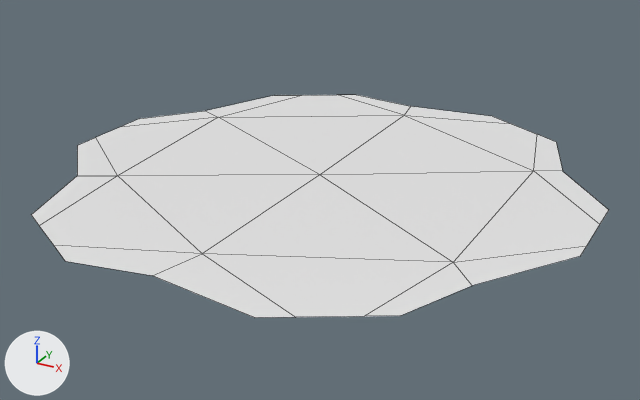
The OBJ model Assets/Models/River/river_6_a.obj as it was, and as the next commit left it.
The view is the same before and after, from a 50 mm lens placed at (2.53, -4.6, 2.12), pointed at (0.04, -0.07, -0.14). The axes (+X, +Y, +Z) are drawn at lower left. The lights are the same throughout. The older version comes first. Mesh edges are drawn as thin lines. Where no turn or scale is listed for an object, it has been applied to the vertices.

Script lines for the objects in view, before the commit:
```python
me_river_6_a = bpy.data.meshes.new('river_6_a')
me_river_6_a.from_pydata(...)  # 37 vertices, 24 faces; spans x -1.73..1.73, y -1.67..1.67, z 0.0
ob_river_6_a = bpy.data.objects.new('river_6_a', me_river_6_a)
ob_river_6_a.location = (0.0, 0.0, 0.0)
```
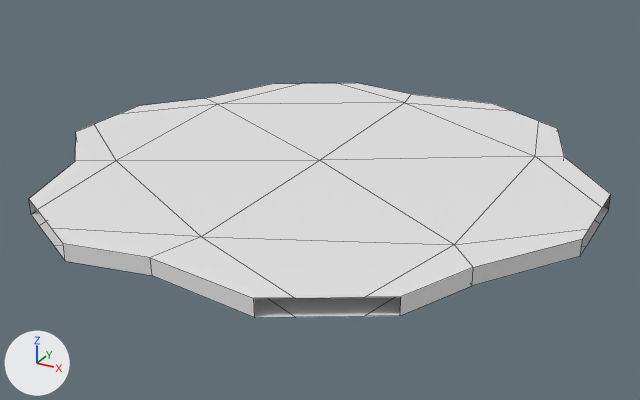
Pixel boxes [x1, y1, x2, y2] of what changed, in the pictures (640 x 400 px):
'river_6_a', reshaped
    before: [32, 95, 608, 317]
    after: [29, 83, 611, 317]

The edits, one by one:
me_river_6_a is used by ob_river_6_a; location (0.0, 0.0, 0.0).
me_river_6_a had 37 vertices, 24 faces and spanned x -1.73..1.73, y -1.67..1.67, z 0.0.
me_river_6_a now has 74 vertices, 60 faces and spans x -1.73..1.73, y -1.67..1.67, z 0.0..0.1.
Part 1, on me_river_6_a:
24 faces are deleted.
19 vertices are added at x -1.73..1.73, y -1.57..1.59, z 0.1.
18 new vertices lie (0.0, 0.0, 0.1) away from vertices in x -1.73..1.73, y -1.67..1.67, z 0.0.
60 new faces join them.
